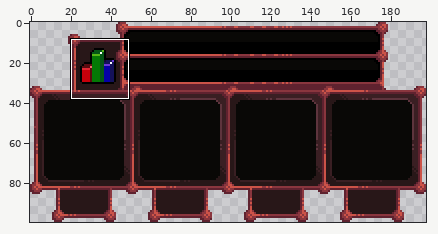
Sprite sheet: src/assets/ui/player_abilities_bars.png. The picture above shows the old version from afar; the outline marks the close-up.
Close-up. The starting point:
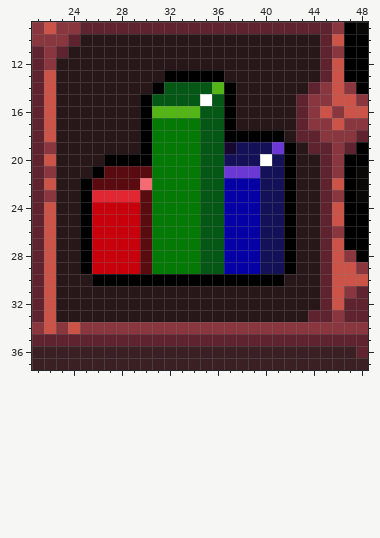
The file is 198x100 pixels. Shown: x 21..48, y 9..37.
The same view after the edit:
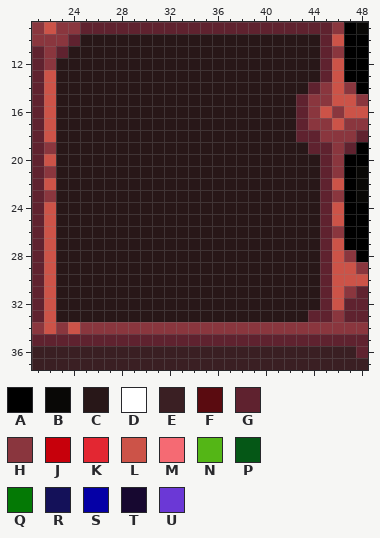
Palette (. is transparent): A #000000  B #090806  C #281718  D #ffffff  E #3a1f23  F #5a0b10  G #5f222f  H #8a363e  J #c7000b  K #e32732  L #cc5348  M #f56a73  N #54b616  P #055716  Q #047905  R #141159  S #0500a6  T #170830  U #6b38d6
The exact change:
@@ x 21..48 @@
 12 GHCCCCCCCCCCCCCCCCCCCCCCGLAA
-13 GLCCCCCCCCCAAAAACCCCCCCCGLAA
-14 GLCCCCCCCCAPPPPNACCCCCCGHLHA
-15 GLCCCCCCCAPPPPDPACCCCCGHHLLH
-16 GLCCCCCCCANNNNPPACCCCCGHLHLL
-17 GLCCCCCCCAQQQQPPACCCCCGHHLHH
-18 GLCCCCCCCAQQQQPPAAAAACGGHHHG
-19 GHCCCCCCCAQQQQPPTRRRUACGGHGA
-20 GLCCCCAAAAQQQQPPRRRDRACCGHAA
-21 GHCCCAFFFFQQQQPPUUURRACCGHAB
-22 GLCCAFFFFMQQQQPPSSSRRACCGLAB
-23 GHCCAKKKKFQQQQPPSSSRRACCGHAB
-24 GLCCAJJJJFQQQQPPSSSRRACCGLAA
-25 GLCCAJJJJFQQQQPPSSSRRACCGLAA
-26 GLCCAJJJJFQQQQPPSSSRRACCGHAA
-27 GLCCAJJJJFQQQQPPSSSRRACCGLAA
-28 GLCCAJJJJFQQQQPPSSSRRACCGLHA
-29 GLCCAJJJJFQQQQPPSSSRRACCGLLH
-30 GLCCCAAAAAAAAAAAAAAAACCCGLLL
+13 GLCCCCCCCCCCCCCCCCCCCCCCGLAA
+14 GLCCCCCCCCCCCCCCCCCCCCCGHLHA
+15 GLCCCCCCCCCCCCCCCCCCCCGHHLLH
+16 GLCCCCCCCCCCCCCCCCCCCCGHLHLL
+17 GLCCCCCCCCCCCCCCCCCCCCGHHLHH
+18 GLCCCCCCCCCCCCCCCCCCCCGGHHHG
+19 GHCCCCCCCCCCCCCCCCCCCCCGGHGA
+20 GLCCCCCCCCCCCCCCCCCCCCCCGHAA
+21 GHCCCCCCCCCCCCCCCCCCCCCCGHAB
+22 GLCCCCCCCCCCCCCCCCCCCCCCGLAB
+23 GHCCCCCCCCCCCCCCCCCCCCCCGHAB
+24 GLCCCCCCCCCCCCCCCCCCCCCCGLAA
+25 GLCCCCCCCCCCCCCCCCCCCCCCGLAA
+26 GLCCCCCCCCCCCCCCCCCCCCCCGHAA
+27 GLCCCCCCCCCCCCCCCCCCCCCCGLAA
+28 GLCCCCCCCCCCCCCCCCCCCCCCGLHA
+29 GLCCCCCCCCCCCCCCCCCCCCCCGLLH
+30 GLCCCCCCCCCCCCCCCCCCCCCCGLLL
 31 GLCCCCCCCCCCCCCCCCCCCCCCGLHG
Pixel boxes of the changes (left, top, right, bottom) in both close-ups:
changed: (80, 70, 296, 286)
